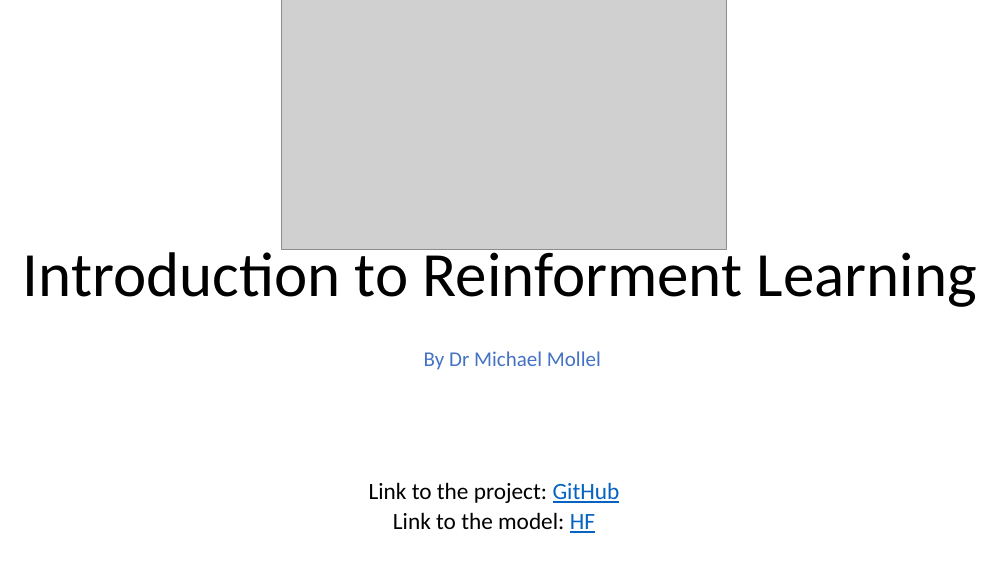
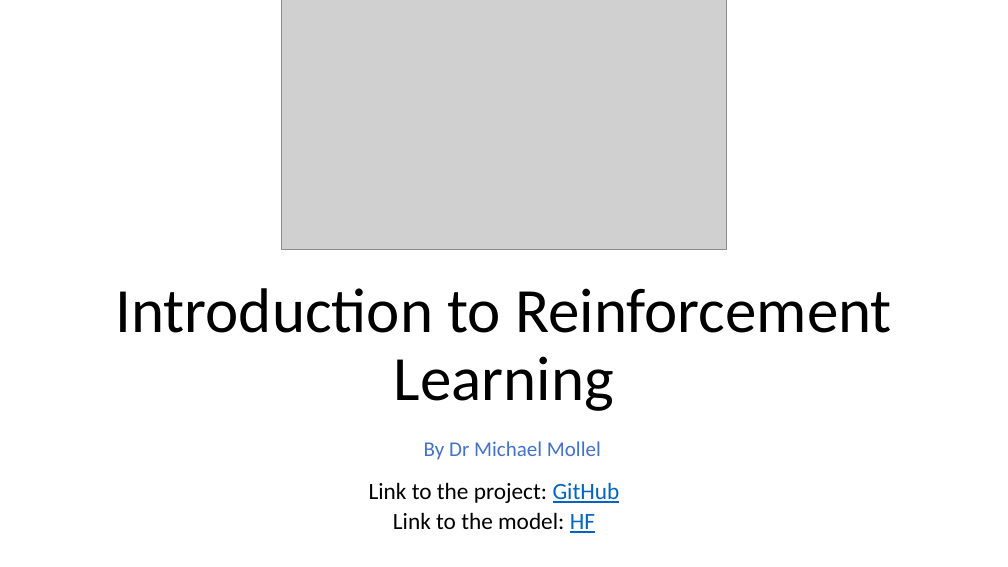
Before and after one commit to msamwelmollel/presentation_RL, a slide deck: slide 1 of Introduction to RL.pptx. Drawn at 1008x567 pixels with LibreOffice and Linux fonts; fonts in the diff are those of the drawing; grey boxes stand for pictures. Boxes give left, top, right and bottom in pixels: in the first picture for what was removed or moved away, otherwise in the second. Text is boxed around its words. In the diff, an @@ line names an element or a change of style, - is before the commit and + after.

```diff
--- a/Introduction to RL.pptx
+++ b/Introduction to RL.pptx
@@ title at (115,288,892,411): text changed @@
-Introduction to Reinforment Learning
+Introduction to Reinforcement Learning
@@ subtitle "By Dr Michael Mollel": place and size @@
-subtitle "By Dr Michael Mollel" at (424,351,601,370)
+subtitle "By Dr Michael Mollel" at (424,441,601,460)
```
Also in this commit, not shown: 2 other files.
